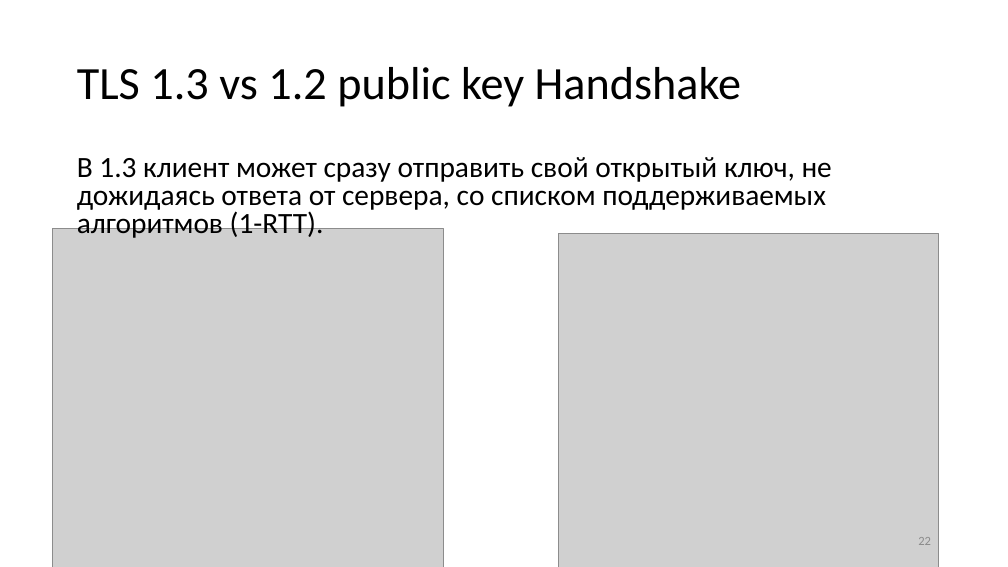
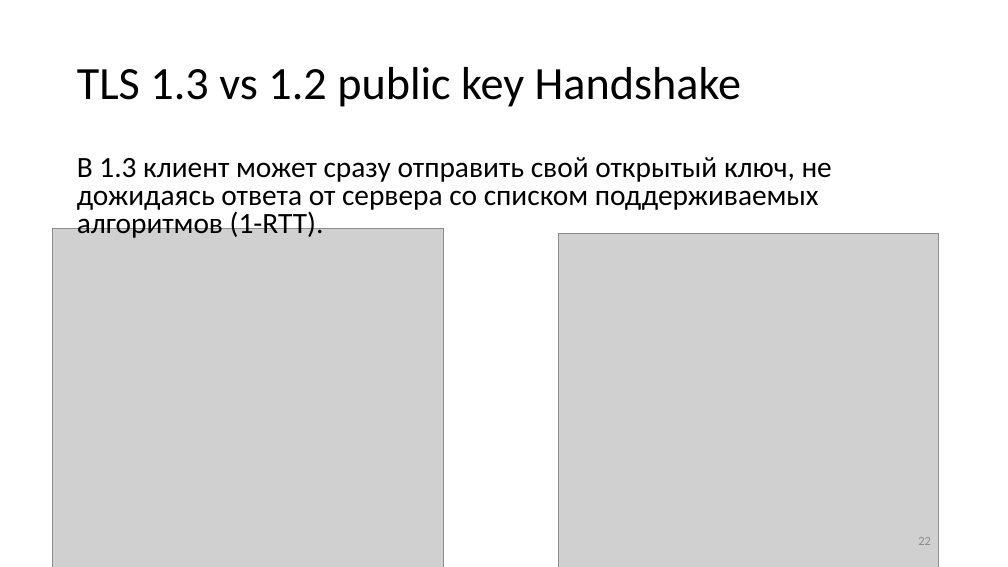
Before and after one commit to GeorgyFirsov-s-forks/CryptoLectures, a slide deck: slide 22 of Lectures/Lecture0x2.pptx. Drawn at 1008x567 pixels with LibreOffice and Linux fonts; fonts in the diff are those of the drawing; grey boxes stand for pictures. Boxes give left, top, right and bottom in pixels: in the first picture for what was removed or moved away, otherwise in the second. Text is boxed around its words. In the diff, an @@ line names an element or a change of style, - is before the commit and + after.

```diff
--- a/Lectures/Lecture0x2.pptx
+++ b/Lectures/Lecture0x2.pptx
@@ text at (77,157,832,238): text changed @@
-В 1.3 клиент может сразу отправить свой открытый ключ, не дожидаясь ответа от сервера, со списком поддерживаемых алгоритмов (1-RTT).
+В 1.3 клиент может сразу отправить свой открытый ключ, не дожидаясь ответа от сервера со списком поддерживаемых алгоритмов (1-RTT).
```
Also in this commit, not shown: 5 other files.
